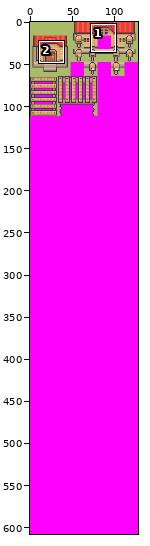
Edited in one commit: pixel-art file (tools/porytiles/raw/secondary/IkigaiOutdoors_Town/VyratonTown.aseprite). Above: a wide view before the commit, with the close-up outlined.
Close-up. As it was:
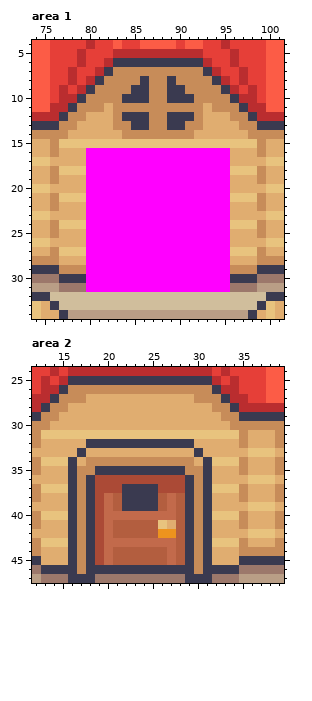
128x608 pixels, 1 frame. Shown: area 1: x 74..101, y 4..34; area 2: x 12..39, y 24..47.
The same view after the edit:
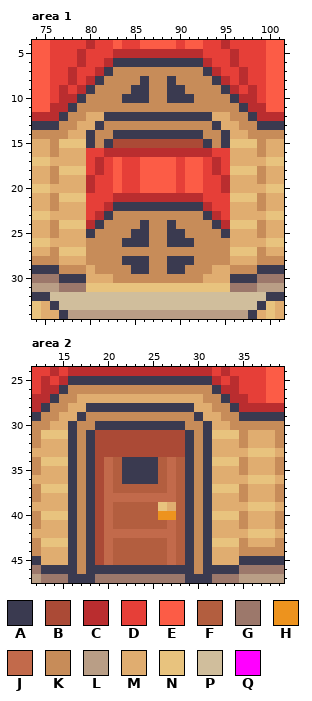
Palette (. is transparent): A #3a3a50  B #ab4a36  C #ba2d2f  D #e63f38  E #fc5c46  F #b35e3f  G #9c786b  H #ed931e  J #c26a4b  K #c78c59  L #b99e86  M #e0ad70  N #e8c37e  P #d0be9c  Q #ff00ff
From old to new:
Changed rows in their new state; - is an unchanged pixel.
Area 1, layer "middle":
first column x 80:
11 --K----------K--
12 --AA---AA---AA--
13 -AK--KK--KK--KA-
14 AKKAAAAAAAAAAKKA
15 AKABBBBBBBBBBAKA
16 DDCCCCCCCCCCCCDD
17 DCDEDDEEEEDEEDCD
18 DCDEDDEEEEDEEDCD
19 CDDEDDEEEEDEEDDC
20 CDDEDDEEEEDEEDDC
21 DDDCCCCCCCCCCDDD
22 DDCAAAAAAAAAACDD
23 DCAKKKKKKKKKKACD
24 CAKKKKAKKAKKKKAC
25 AKKKKAAKKAAKKKKA
26 KKKKAAAKKAAAKKKK
27 KKKKKKKKKKKKKKKK
28 KKKKAAAKKAAAKKKK
29 MKKKKAAKKAAKKKMM
30 MMMKKKKKKKKKKMMM
31 NNNNNNNNNNNNNNNN
Area 2, layer "middle":
first column x 16:
27 -M------------M-
28 --AAAAAAAAAAAA--
29 -AKKKKKKKKKKKKA-
30 AKKAAAAAAAAAAKKA
31 AKABBBBBBBBBBAKA
32 AK-BBBBBBBBBB-KA
33 AKABBBBBBBBBBAKA
34 -KABJFAAAAFJFAK-
35 --ABJF----FJFA--
36 ----JFAAAAFJF---
37 ----JFFFFFFJF---
38 -----JJJJJJ-----
39 ------FFFFNM----
40 -----FFFFFHH----
41 ----------FJ----
42 -----JJJJJJJ----
43 -----FFFFFF-----
